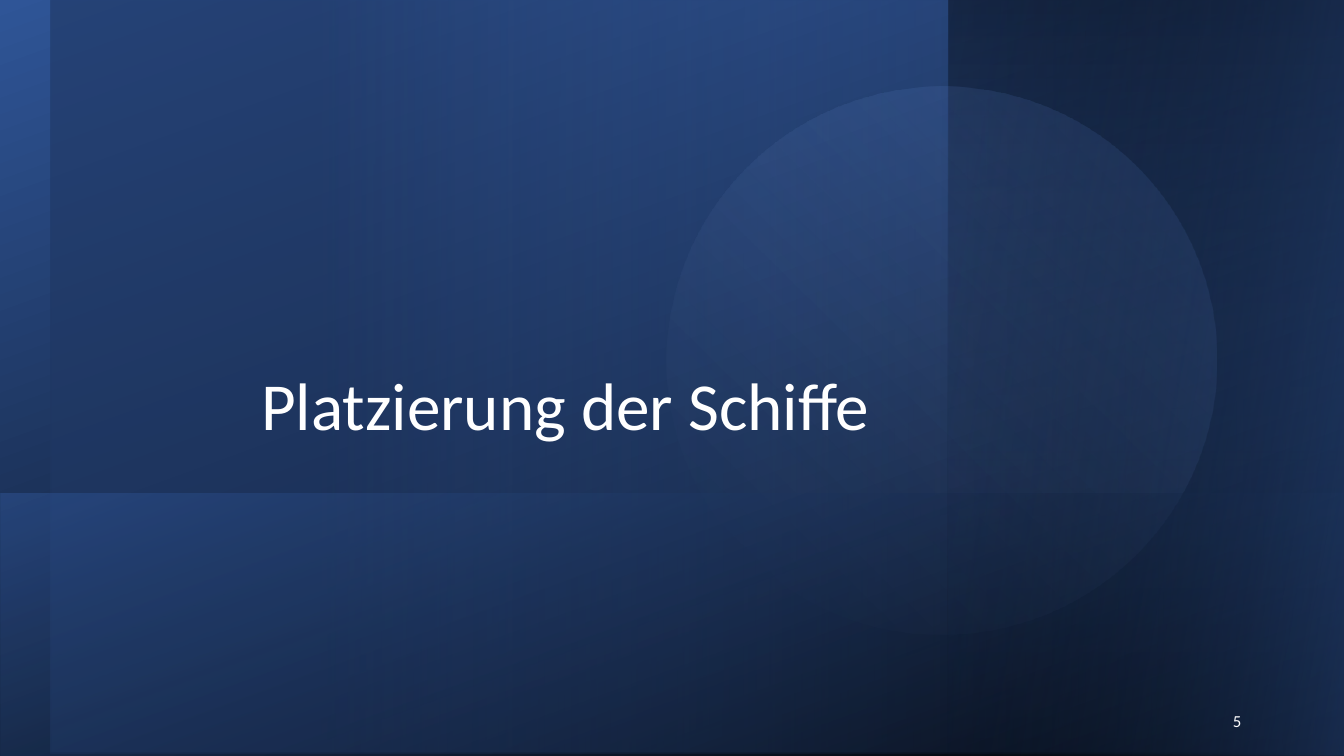
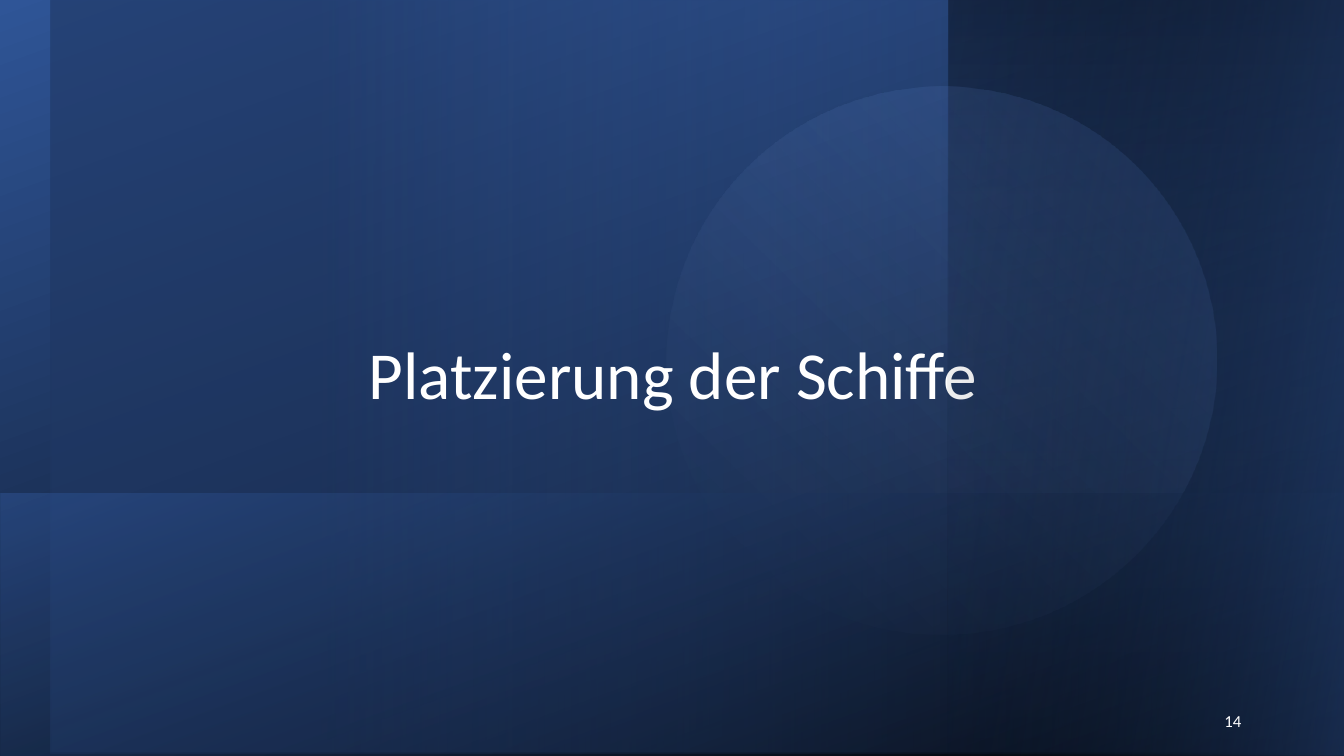
Before and after one commit to ConfusedMess/Schulprojekt, a slide deck: slide 14 of Schiffe versenken.pptx (slide 5 before the commit). Drawn at 1344x756 pixels with LibreOffice and Linux fonts; fonts in the diff are those of the drawing. Boxes give left, top, right and bottom in pixels: in the first picture for what was removed or moved away, otherwise in the second. Text is boxed around its words. In the diff, an @@ line names an element or a change of style, - is before the commit and + after.

```diff
--- a/Schiffe versenken.pptx
+++ b/Schiffe versenken.pptx
@@ title "Platzierung der Schiffe": place and size @@
-title "Platzierung der Schiffe" at [261,383,869,442]
+title "Platzierung der Schiffe" at [369,352,977,411]
@@ title "Platzierung der Schiffe" at [369,352,977,411]: alignment right to centre; vertical alignment bottom to middle @@
@@ page number at [1224,716,1241,727]: text changed @@
-5
+14
```
Also in this commit, not shown: 12 other slides changed, 12 slides added.
